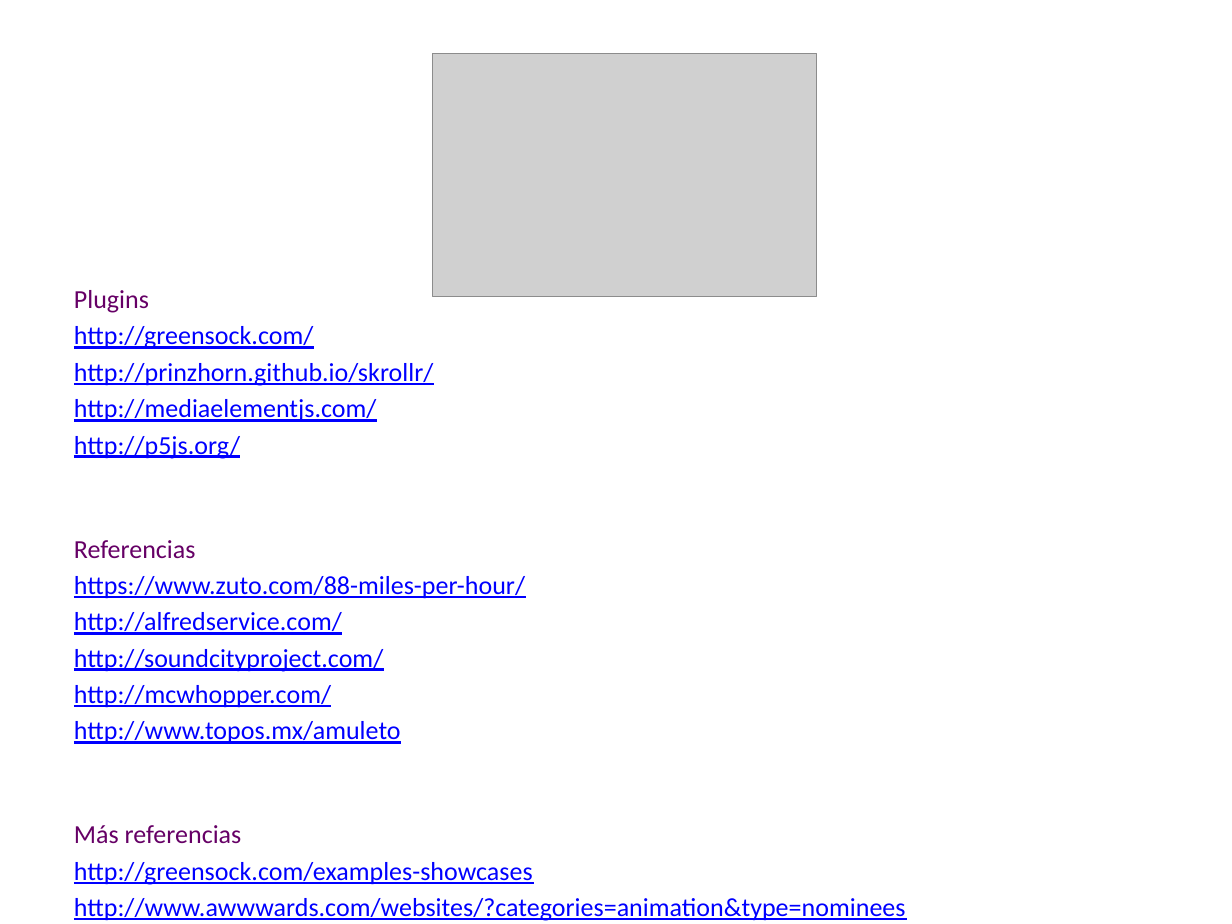
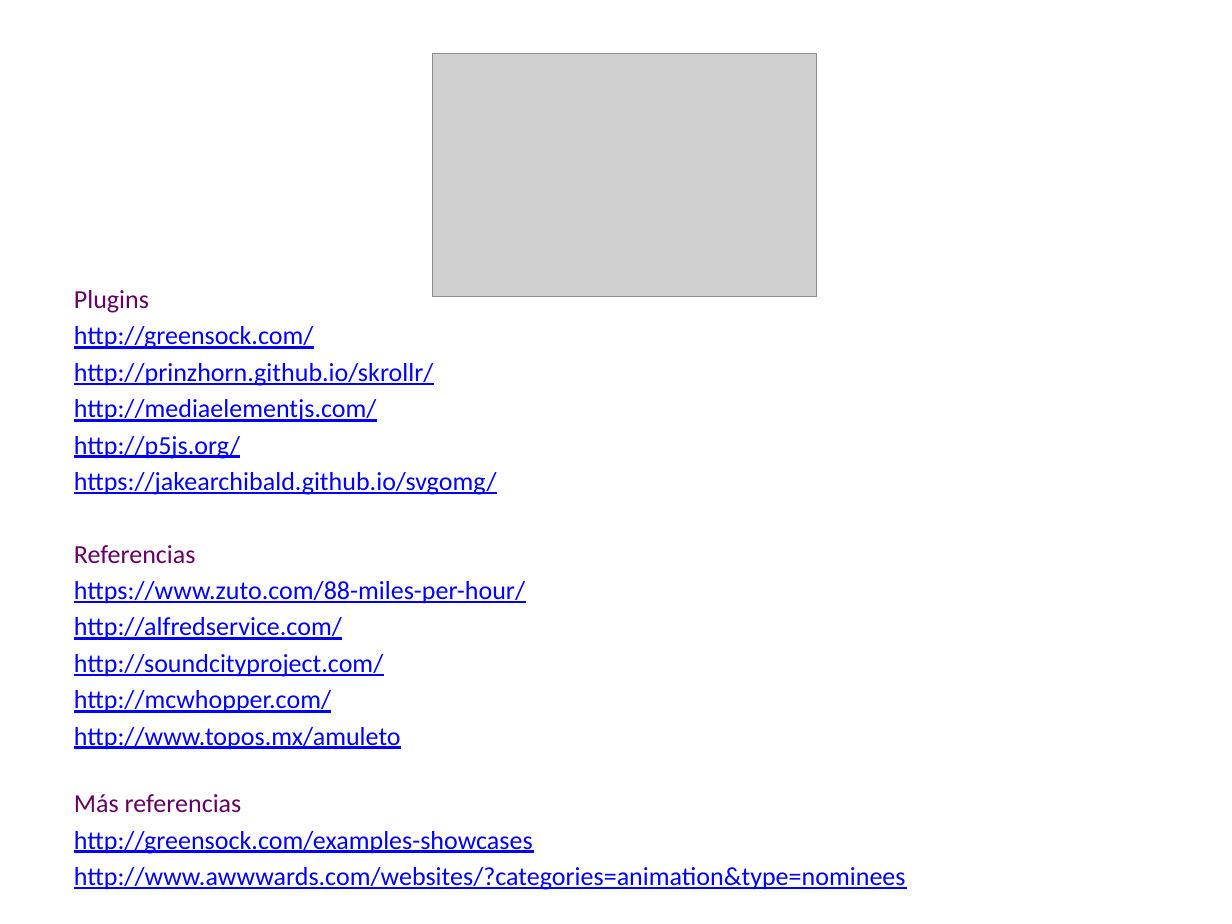
Before and after one commit to colormono/PdTalk-Inspiration, a slide deck: slide 8 of assets/presentation.pptx (slide 10 before the commit). Drawn at 1232x924 pixels with LibreOffice and Linux fonts; fonts in the diff are those of the drawing; grey boxes stand for pictures. Boxes give left, top, right and bottom in pixels: in the first picture for what was removed or moved away, otherwise in the second. Text is boxed around its words. In the diff, an @@ line names an element or a change of style, - is before the commit and + after.

Commit message:
presentación actualizada

```diff
--- a/assets/presentation.pptx
+++ b/assets/presentation.pptx
@@ text at [74,472,497,495]: paragraph added @@
+https://jakearchibald.github.io/svgomg/
```
Also in this commit, not shown: 5 other files.
